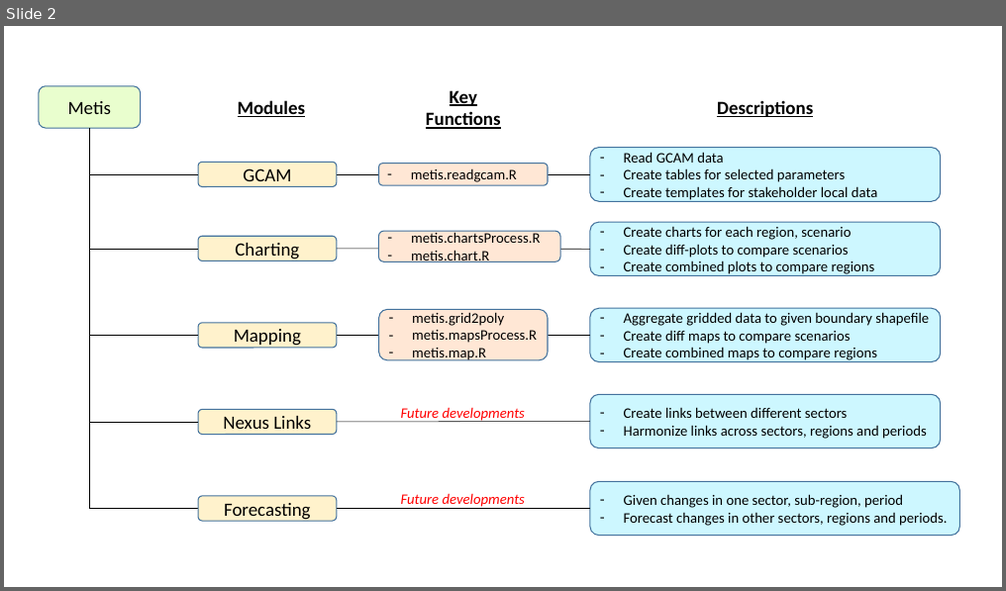
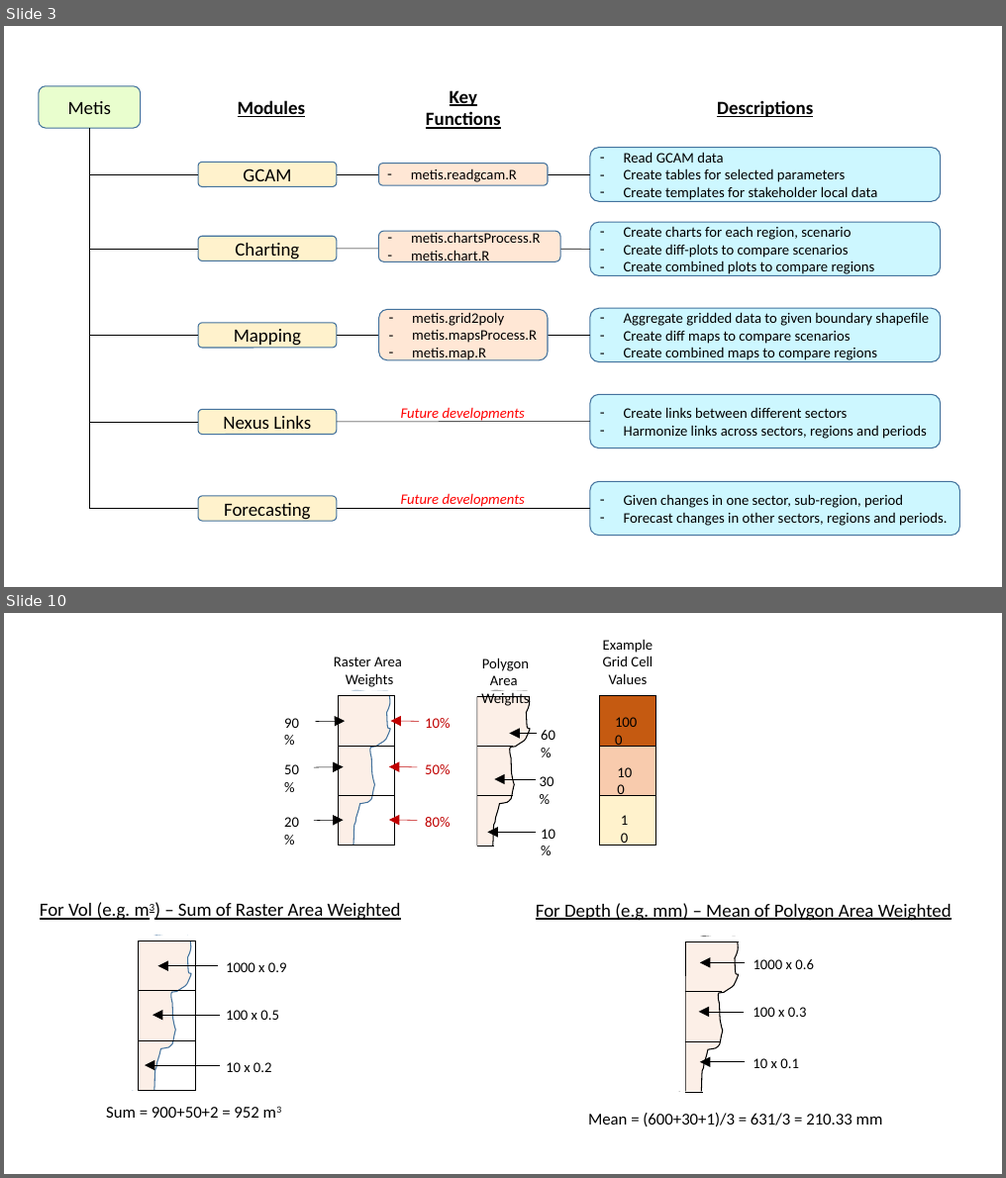
Before and after one commit to JGCRI/metis, a slide deck: READMEfigs/READMEfigs.pptx. Shown one above the other, each under a label of ours: slide 2 before the commit, slides 3 and 10 after it; the slides between them are not shown. The pictures are 1006x591 and 1006x1178 pixels, drawn with LibreOffice and Linux fonts; fonts in the diff are those of the drawing. Boxes give left, top, right and bottom in pixels: in the first picture for what was removed or moved away, otherwise in the second. Text is boxed around its words. In the diff, an @@ line names an element or a change of style, - is before the commit and + after.

```diff
--- a/READMEfigs/READMEfigs.pptx
+++ b/READMEfigs/READMEfigs.pptx
@@ slide 10 added at box(4, 613, 1002, 1174), background #FFFFFF @@
@@ group added at box(284, 639, 783, 969): 15 rectangles, 15 texts, 9 arrows, 5 lines, 2 freeform shapes @@
+90%
+10%
+50%
+50%
+20%
+80%
+60%
+30%
+10%
+Raster Area
+Weights
+Polygon Area
+Weights
+1000
+100
+10
+Example
+Grid Cell
+Values
@@ text added at box(40, 902, 401, 920), 18 pt, text #000000, underline @@
+For Vol (e.g. m3) – Sum of Raster Area Weighted
@@ text added at box(536, 903, 951, 921), 18 pt, text #000000, underline @@
+For Depth (e.g. mm) – Mean of Polygon Area Weighted
@@ arrow added from (746, 962) to (700, 962), #000000 0.5 pt @@
@@ text added at box(786, 959, 814, 969), 14 pt, text #000000 @@
+1000 x 0.6
@@ arrow added from (744, 1012) to (699, 1012), #000000 0.5 pt @@
@@ text added at box(752, 1007, 807, 1017), 14 pt, text #000000 @@
+100 x 0.3
@@ group added at box(124, 936, 287, 1102): 6 rectangles, 3 arrows, 3 texts, 1 freeform shape @@
+1000 x 0.9
+100 x 0.5
+10 x 0.2
@@ arrow added from (746, 1062) to (700, 1062), #000000 0.5 pt @@
@@ text added at box(752, 1059, 799, 1068), 14 pt, text #000000 @@
+10 x 0.1
@@ text added at box(106, 1107, 258, 1118), 16 pt, text #000000 @@
+Sum = 900+50+2 = 952 m3
@@ text added at box(588, 1113, 883, 1127), 16 pt, text #000000 @@
+Mean = (600+30+1)/3 = 631/3 = 210.33 mm
@@ group added at box(671, 937, 743, 1103): 5 lines, 3 rectangles, 1 freeform shape @@
@@ what was slide 2 is now slide 3 @@
```
Also in this commit, not shown: 3 slides changed, 9 other slides added, 2 slides removed, 35 other files.
